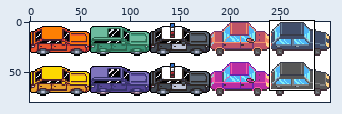
Two states of a sprite sheet, resources/sprites/cars_mid.png. The picture above shows the old version from afar; the outline marks the close-up.
Close-up. Old version:
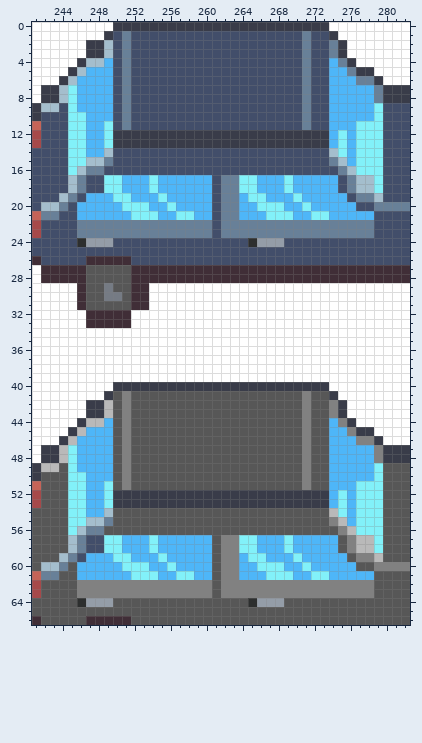
The file is 300x80 pixels. Colours within 5 levels of each other are drawn and written as one. Shown: x 241..282, y 0..66. The commit also changed other parts of the picture, which this record leaves out.
After:
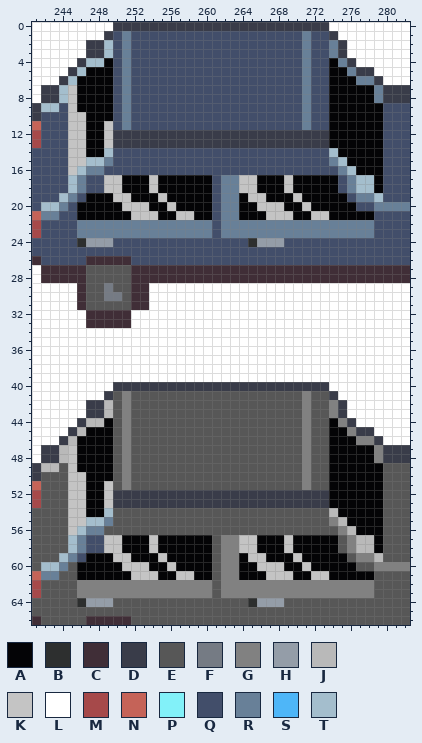
Palette (. is transparent): A #040406  B #2d2f2f  C #402e37  D #393c49  E #575757  F #757b84  G #818181  H #949da8  J #b9b9b9  K #c4c4c4  L #ffffff  M #a6494a  N #c56358  P #82f1f9  Q #424e6a  R #688098  S #4eb6f8  T #a4becd
The exact change:
y 4: x 249 S -> A; x 274 S -> A
y 5: x 247..249 SSS -> AAA; x 274..275 SS -> AA
y 6: x 246..249 SSSS -> AAAA; x 274..276 SSS -> AAA
y 7..8: x 245..249 PSSSS -> KAAAA; x 274..278 SSSSS -> AAAAA
y 9: x 245..249 PSSSS -> KAAAA; x 274..279 SSSSSP -> AAAAAA
y 10: x 245..249 PPSSS -> KKAAA; x 274..279 SSSSSP -> AAAAAA
y 11: x 245..249 PPSSP -> KKAAK; x 274..279 SSSPPP -> AAAAAA
y 12..13: x 245..249 PPSSP -> KKAAK; x 274..279 SPSPPP -> AAAAAA
y 14: x 245..248 PPSS -> KKAA; x 275..279 PSPPP -> AAAAA
y 15: x 245..246 PP -> KK; x 276..279 SPPP -> AAAA
y 16: x 245 P -> K; x 277..279 PPP -> AAA
y 17..18: x 249..260 PPSSSPSSSSSS -> KKAAAKAAAAAA; x 264..274 PPSSSPSSSSS -> KKAAAKAAAAA; x 279 P -> A
y 19: x 247..260 SSSPPSSSPSSSSS -> AAAKKAAAKAAAAA; x 264..275 SPPSSSPSSSSS -> AKKAAAKAAAAA
y 20: x 246..260 SSSSSPPPSSPSSSS -> AAAAAKKKAAKAAAA; x 264..276 SSPPPSSPSSSSS -> AAKKKAAKAAAAA
y 21: x 246..260 SSSSSSPPPSSPPSS -> AAAAAAKKKAAKKAA; x 264..278 SSSPPPSSPPSSSSS -> AAAKKKAAKKAAAAA
y 44: x 249 S -> A; x 274 S -> A
y 45: x 247..249 SSS -> AAA; x 274..275 SS -> AA
y 46: x 246..249 SSSS -> AAAA; x 274..276 SSS -> AAA
y 47..48: x 245..249 PSSSS -> KAAAA; x 274..278 SSSSS -> AAAAA
y 49: x 245..249 PSSSS -> KAAAA; x 274..279 SSSSSP -> AAAAAA
y 50: x 245..249 PPSSS -> KKAAA; x 274..279 SSSSSP -> AAAAAA
y 51: x 245..249 PPSSP -> KKAAK; x 274..279 SSSPPP -> AAAAAA
y 52..53: x 245..249 PPSSP -> KKAAK; x 274..279 SPSPPP -> AAAAAA
y 54: x 245..248 PPSS -> KKAA; x 275..279 PSPPP -> AAAAA
y 55: x 245..246 PP -> KK; x 276..279 SPPP -> AAAA
y 56: x 245 P -> K; x 277..279 PPP -> AAA
y 57..58: x 249..260 PPSSSPSSSSSS -> KKAAAKAAAAAA; x 264..274 PPSSSPSSSSS -> KKAAAKAAAAA; x 279 P -> A
y 59: x 247..260 SSSPPSSSPSSSSS -> AAAKKAAAKAAAAA; x 264..275 SPPSSSPSSSSS -> AKKAAAKAAAAA
y 60: x 246..260 SSSSSPPPSSPSSSS -> AAAAAKKKAAKAAAA; x 264..276 SSPPPSSPSSSSS -> AAKKKAAKAAAAA
y 61: x 246..260 SSSSSSPPPSSPPSS -> AAAAAAKKKAAKKAA; x 264..278 SSSPPPSSPPSSSSS -> AAAKKKAAKKAAAAA
